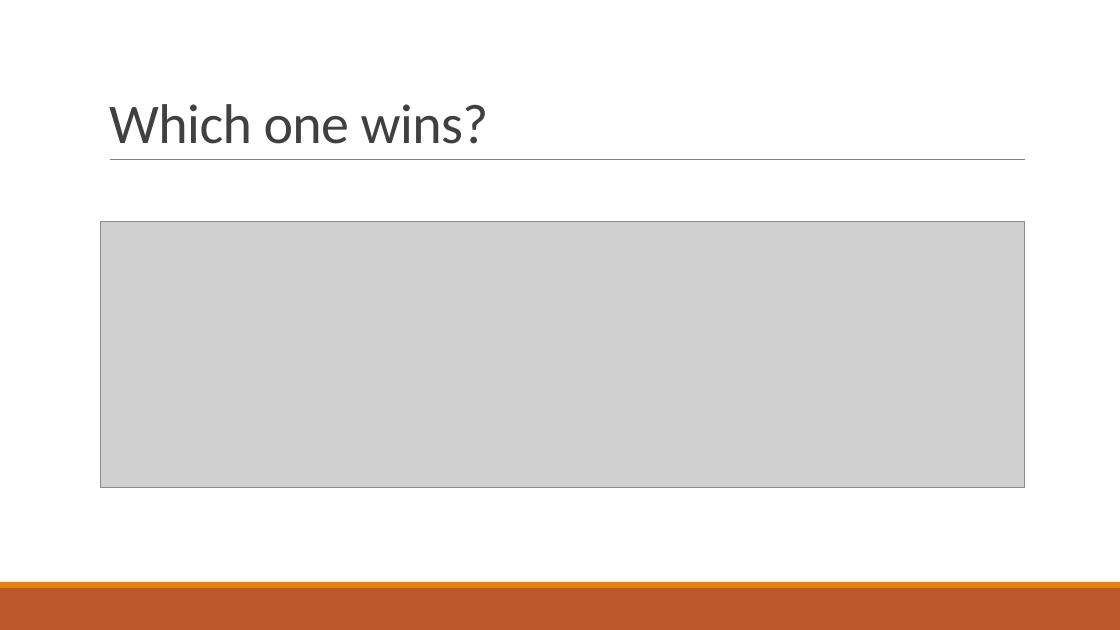
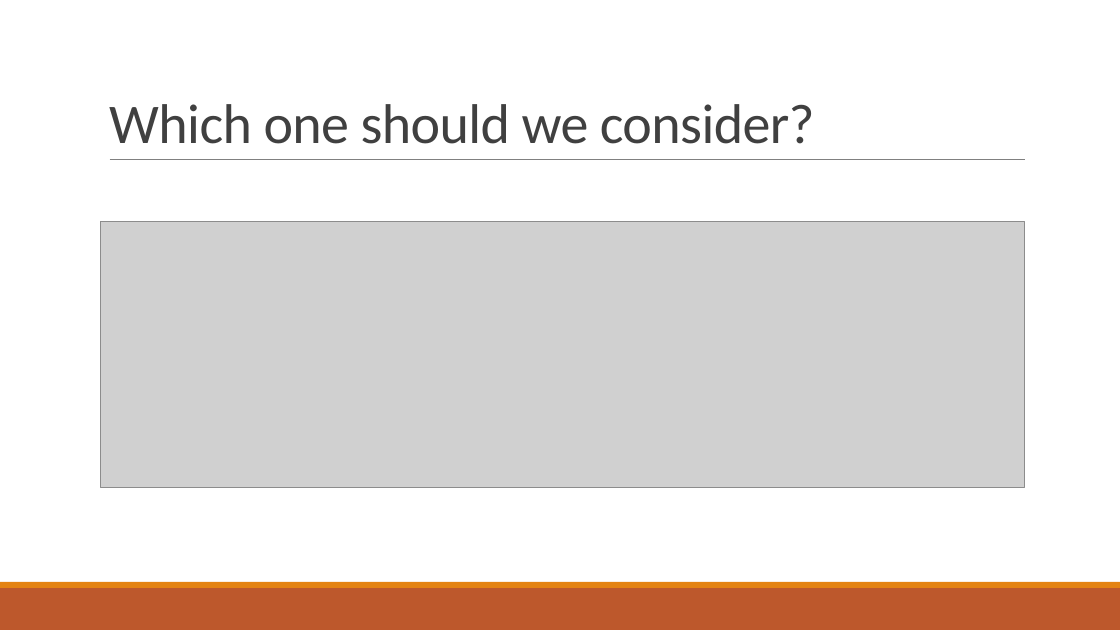
Before and after one commit to nguyentanphu/FlirtingApp, a slide deck: slide 23 of Introduction_to_clean_architecture.pptx. Drawn at 1120x630 pixels with LibreOffice and Linux fonts; fonts in the diff are those of the drawing; grey boxes stand for pictures. Boxes give left, top, right and bottom in pixels: in the first picture for what was removed or moved away, otherwise in the second. Text is boxed around its words. In the diff, an @@ line names an element or a change of style, - is before the commit and + after.

Commit message:
update slide again

```diff
--- a/Introduction_to_clean_architecture.pptx
+++ b/Introduction_to_clean_architecture.pptx
@@ title at (109,104,815,144): text changed @@
-Which one wins?
+Which one should we consider?
```
